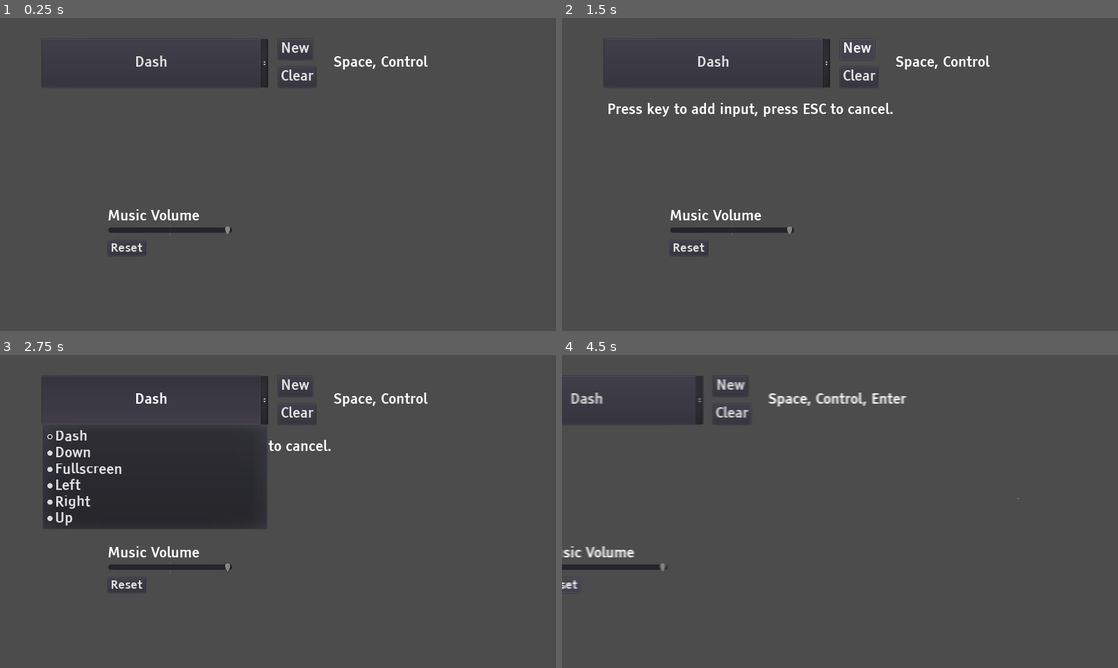
Above: before the commit, frames 1-4 (two rows, left to right).
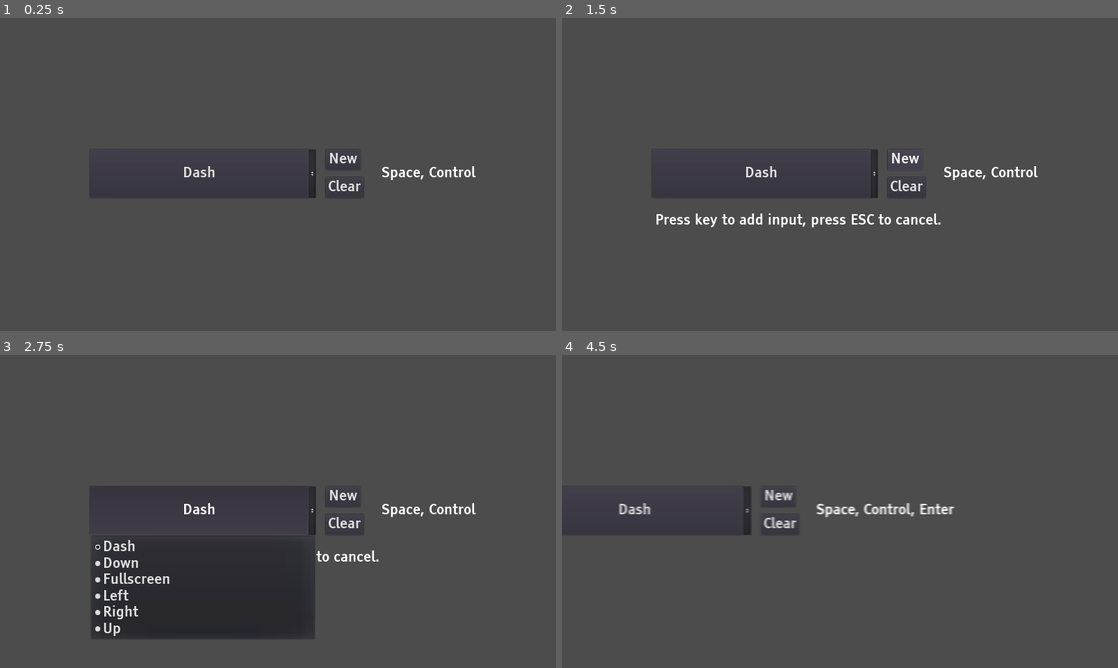
Above: after the commit, the same moments.

Repository: mOtHNOg/GWJ37---Inside-the-machine
Game: Godot game, scene res://scenes/World.tscn
Same seed, same stepped clock (60 frames per second), same inputs: the game is played once before the commit and once after it.
Inputs (mouse positions are in pixels of both pictures, inside the frame that each line leads up to):
- Up to frame 1 (0.25 s): no input
- Up to frame 2 (1.5 s): click "New" at 0.5 s; click "New" at 1.25 s
- Up to frame 3 (2.75 s): click "Dash" at 2 s
- Up to frame 4 (4.5 s): click "Clear" at 2.75 s; click (689, 586) at 3.5 s, where only the run before the commit has a clickable "Reset"; tap Enter at 4.25 s; hold D (Right) from 4.28 s (still down); tap Space (Dash) at 4.35 s

The runs differ from the first frame. In frame 1, 2.2% of the frame differs, in the area x 7-86%, y 6-76%; in frame 2, 3.6%; in frame 3, 22%, in the area x 7-86%, y 6-91%; in frame 4, 2.8%.

Commit message:
screen wrapping

Diff:
--- a/scenes/World.gd
+++ b/scenes/World.gd
@@ -2,10 +2,26 @@
 
 export var call_shuffle_positions: bool = false
 
+var boundaries: Dictionary = {
+	"top" : -896.0,
+	"right" : 2816.0,
+	"bottom" : 1440.0,
+	"left" : -1728.0}
+onready var cam: Camera2D = $ControllableCamera
+
 func _ready() -> void:
 	if call_shuffle_positions:
 		shuffle_positions()
-	print(get_node("/root/Settings"))
+
+func _process(delta):
+	if cam.global_position.y < boundaries.top:
+		cam.global_position.y = boundaries.bottom
+	elif cam.global_position.y > boundaries.bottom:
+		cam.global_position.y = boundaries.top
+	elif cam.global_position.x > boundaries.right:
+		cam.global_position.x = boundaries.left
+	elif cam.global_position.x < boundaries.left:
+		cam.global_position.x = boundaries.right
 
 func shuffle_positions() -> void:
 	var shuffle_node_parents: Array = [$Checkboxes, $Sliders, $Buttons]
--- a/scenes/World.tscn
+++ b/scenes/World.tscn
@@ -8,6 +8,13 @@
 [ext_resource path="res://assets/font/default_font.tres" type="DynamicFont" id=6]
 [ext_resource path="res://scenes/ui/MyButton.tscn" type="PackedScene" id=7]
 [ext_resource path="res://assets/font/default_font_medium.tres" type="DynamicFont" id=8]
+[ext_resource path="res://assets/font/TiresiasInfofont-OVA33.ttf" type="DynamicFontData" id=9]
+
+[sub_resource type="DynamicFont" id=1]
+size = 48
+outline_size = 4
+outline_color = Color( 0, 0, 0, 0.294118 )
+font_data = ExtResource( 9 )
 
 [node name="World" type="Control"]
 anchor_right = 1.0
@@ -19,9 +26,13 @@
 call_shuffle_positions = true
 
 [node name="ControllableCamera" parent="." instance=ExtResource( 2 )]
-position = Vector2( 640, 360 )
+position = Vector2( 638, 358 )
 
 [node name="InputConfig" parent="." instance=ExtResource( 3 )]
+margin_left = 108.0
+margin_top = 252.0
+margin_right = 108.0
+margin_bottom = 252.0
 
 [node name="Checkboxes" type="Control" parent="."]
 margin_right = 40.0
@@ -32,23 +43,31 @@
 }
 
 [node name="NauseatingCamera" parent="Checkboxes" instance=ExtResource( 1 )]
-margin_left = 1338.0
-margin_top = 330.0
-margin_right = 1338.0
-margin_bottom = 330.32
+margin_left = 1574.0
+margin_top = 260.0
+margin_right = 1574.0
+margin_bottom = 260.32
 label_text = "Nauseating Camera"
 warning_text = "DO NOT PRESS THIS"
 setting = "nauseating_camera"
 
 [node name="SecretCheckbox" parent="Checkboxes" instance=ExtResource( 1 )]
-margin_left = -376.0
-margin_top = 136.0
-margin_right = -7.0
-margin_bottom = 174.24
+margin_left = -900.0
+margin_top = -144.0
+margin_right = -531.0
+margin_bottom = -105.76
 rect_scale = Vector2( 0.05, 0.05 )
 count_as_interaction = false
 count_but_not_to_total = true
 label_text = "Secret Checkbox"
+
+[node name="TimerCheckbox" parent="Checkboxes" instance=ExtResource( 1 )]
+margin_left = 686.0
+margin_top = -452.0
+margin_right = 686.0
+margin_bottom = -451.68
+label_text = "Show Timer"
+setting = "show_timer"
 
 [node name="Sliders" type="Control" parent="."]
 margin_right = 40.0
@@ -59,38 +78,38 @@
 }
 
 [node name="CamSpeed" parent="Sliders" instance=ExtResource( 4 )]
-anchor_left = -9.25
-anchor_top = 15.3
-anchor_right = -9.02187
-anchor_bottom = 15.3944
+anchor_left = -19.65
+anchor_top = 20.0
+anchor_right = -19.4219
+anchor_bottom = 20.0944
 label_text = "Camera Speed"
 setting = "cam_speed_multiplier"
 
 [node name="CamZoom" parent="Sliders" instance=ExtResource( 4 )]
-anchor_left = 31.3
-anchor_top = 18.95
-anchor_right = 31.5281
-anchor_bottom = 19.0444
+anchor_left = 34.85
+anchor_top = 20.2
+anchor_right = 35.0781
+anchor_bottom = 20.2944
 label_text = "Camera Zoom"
 setting = "cam_zoom_multiplier"
 custom_min_value = 0.1
 custom_max_value = 1.4
 
 [node name="SFXVolume" parent="Sliders" instance=ExtResource( 4 )]
-anchor_left = 4.3
-anchor_top = -4.45
-anchor_right = 4.52812
-anchor_bottom = -4.35556
+anchor_left = -10.8
+anchor_top = -10.45
+anchor_right = -10.5719
+anchor_bottom = -10.3556
 label_text = "SFX Volume"
 setting = "sfx_volume"
 custom_min_value = 0.0
 custom_max_value = 1.0
 
 [node name="MusicVolume" parent="Sliders" instance=ExtResource( 4 )]
-anchor_left = 7.1
-anchor_top = 22.05
-anchor_right = 7.32813
-anchor_bottom = 22.1444
+anchor_left = 5.6
+anchor_top = 22.4
+anchor_right = 5.82813
+anchor_bottom = 22.4944
 label_text = "Music Volume"
 setting = "music_volume"
 custom_min_value = 0.0
@@ -105,20 +124,20 @@
 }
 
 [node name="ExitButton" parent="Buttons" instance=ExtResource( 7 )]
-anchor_left = 2.03279
-anchor_top = 9.56522
-anchor_right = 3.37311
-anchor_bottom = 10.4165
+anchor_left = -4.45902
+anchor_top = 5.73913
+anchor_right = -3.11869
+anchor_bottom = 6.59053
 custom_fonts/font = ExtResource( 6 )
 text = "Exit Menu"
 count_as_interaction = false
 press_func = "win"
 
 [node name="ChordButton" parent="Buttons" instance=ExtResource( 7 )]
-anchor_left = 8.68852
-anchor_top = -1.82609
-anchor_right = 10.5862
-anchor_bottom = -0.974783
+anchor_left = 10.3934
+anchor_top = -5.56522
+anchor_right = 12.2911
+anchor_bottom = -4.71391
 custom_fonts/font = ExtResource( 6 )
 text = "Random Chord"
 press_func = "show_random_chord"
@@ -134,4 +153,21 @@
 "_edit_use_anchors_": false
 }
 
+[node name="CanvasLayer" type="CanvasLayer" parent="."]
+
+[node name="TimerLabel" type="Label" parent="CanvasLayer"]
+visible = false
+anchor_left = 0.5
+anchor_right = 0.5
+margin_left = -58.0
+margin_top = 32.0
+margin_right = 58.0
+margin_bottom = 49.0
+custom_fonts/font = SubResource( 1 )
+text = "TIME"
+align = 1
+__meta__ = {
+"_edit_use_anchors_": false
+}
+
 [connection signal="tree_entered" from="." to="." method="_on_World_tree_entered"]
--- a/scripts/Settings.gd
+++ b/scripts/Settings.gd
@@ -7,6 +7,10 @@
 var nauseating_camera: bool = false
 var bullet_hell: bool = false
 
+onready var world: Control = get_node("/root/World")
+onready var timer_label: Label = get_node("/root/World/CanvasLayer/TimerLabel")
+var show_timer: bool = false
+
 onready var sfx_bus: int = AudioServer.get_bus_index("sfx")
 var sfx_volume: float = 1
 
@@ -15,8 +19,13 @@
 
 func _process(_delta):
 	AudioServer.set_bus_volume_db(sfx_bus, ( 1 - sfx_volume ) * -60 )
-	print(AudioServer.get_bus_volume_db(sfx_bus))
 	AudioServer.set_bus_volume_db(music_bus, ( 1 - music_volume ) * -60 )
+
+	if get_tree().current_scene == world and world != null:
+			if show_timer:
+				timer_label.text = str(stepify(Global.time / 60, 0.1))
+
+			timer_label.visible = show_timer
 
 func win() -> void:
 	Global.do_time = false
@@ -24,4 +33,4 @@
 
 func show_random_chord(label: Label) -> void:
 	var chord = Global.get_random_chord(floor(rand_range(3, 7)))
-	label.text = str(chord)
+	label.text = str(chord).substr(1, str(chord).length() - 2)
Not shown, changed: .mono/metadata/ide_messaging_meta.txt
Not shown: 1 places in scenes/World.tscn that only renumber resources
